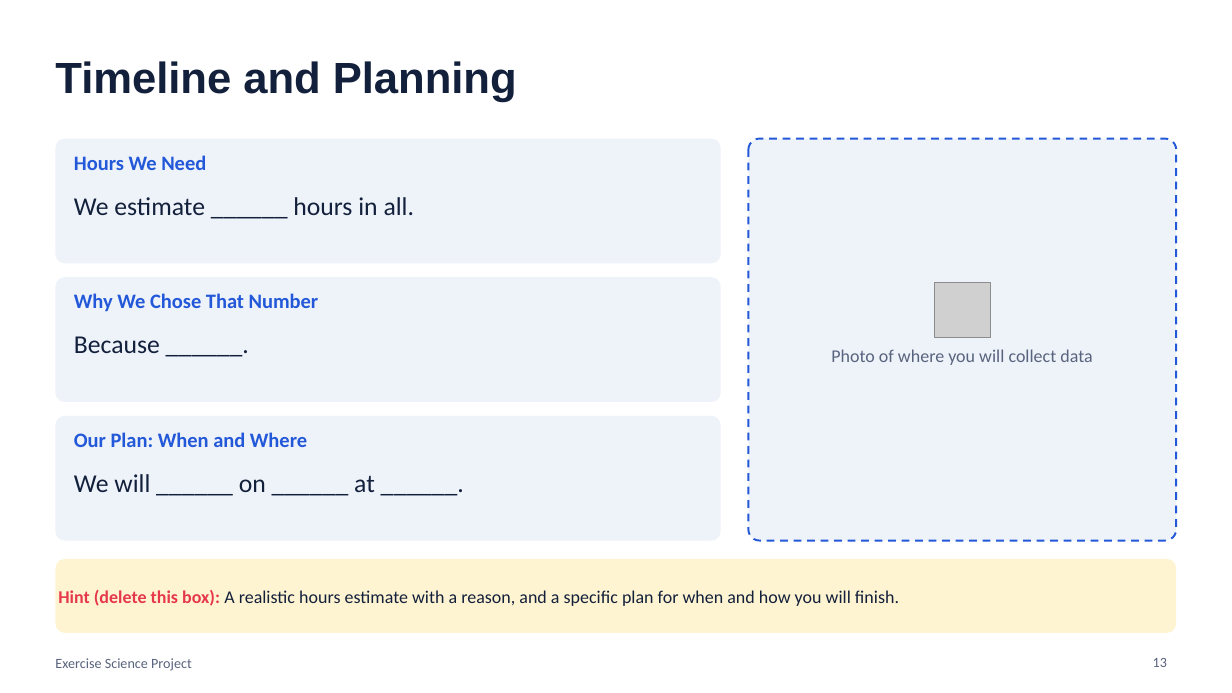
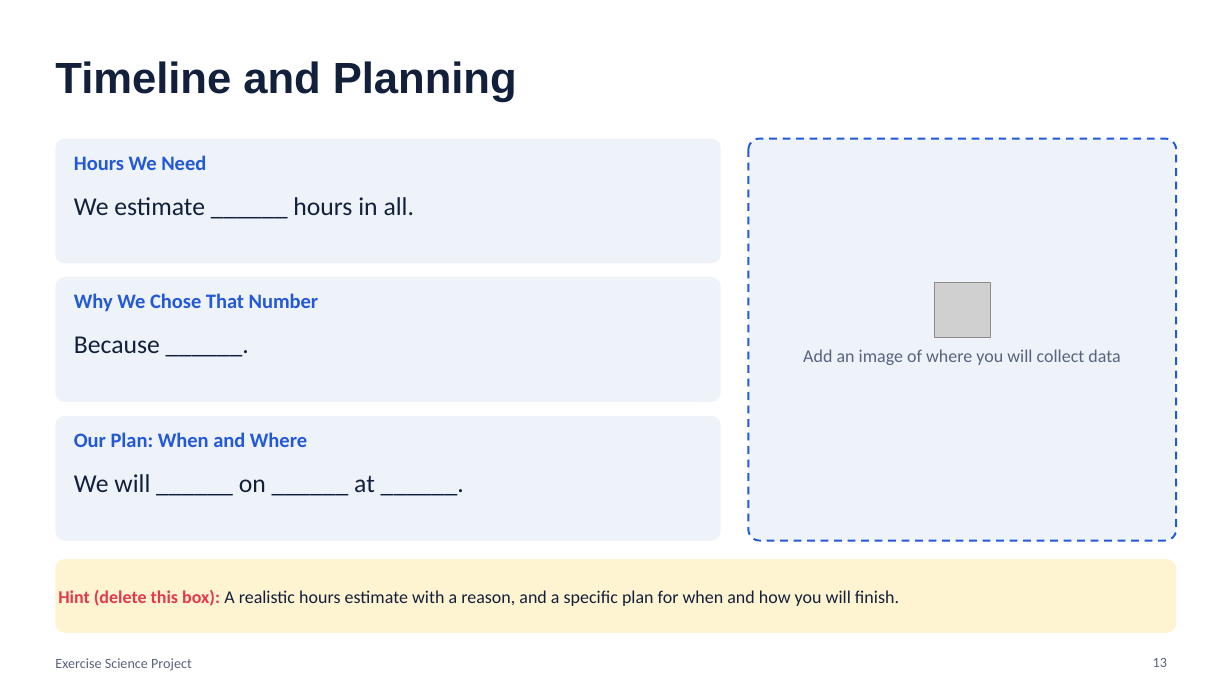
Before and after one commit to rward-prog/tri-1-7thgrade-project, a slide deck: slide 13 of files/Materials_Methods_Slides_Template.pptx. Drawn at 1232x693 pixels with LibreOffice and Linux fonts; fonts in the diff are those of the drawing; grey boxes stand for pictures. Boxes give left, top, right and bottom in pixels: in the first picture for what was removed or moved away, otherwise in the second. Text is boxed around its words. In the diff, an @@ line names an element or a change of style, - is before the commit and + after.

```diff
--- a/files/Materials_Methods_Slides_Template.pptx
+++ b/files/Materials_Methods_Slides_Template.pptx
@@ text at <box>803,349,1120,365</box>: text changed @@
-Photo of where you will collect data
+Add an image of where you will collect data
```
Also in this commit, not shown: 13 other slides changed, 38 other files.
